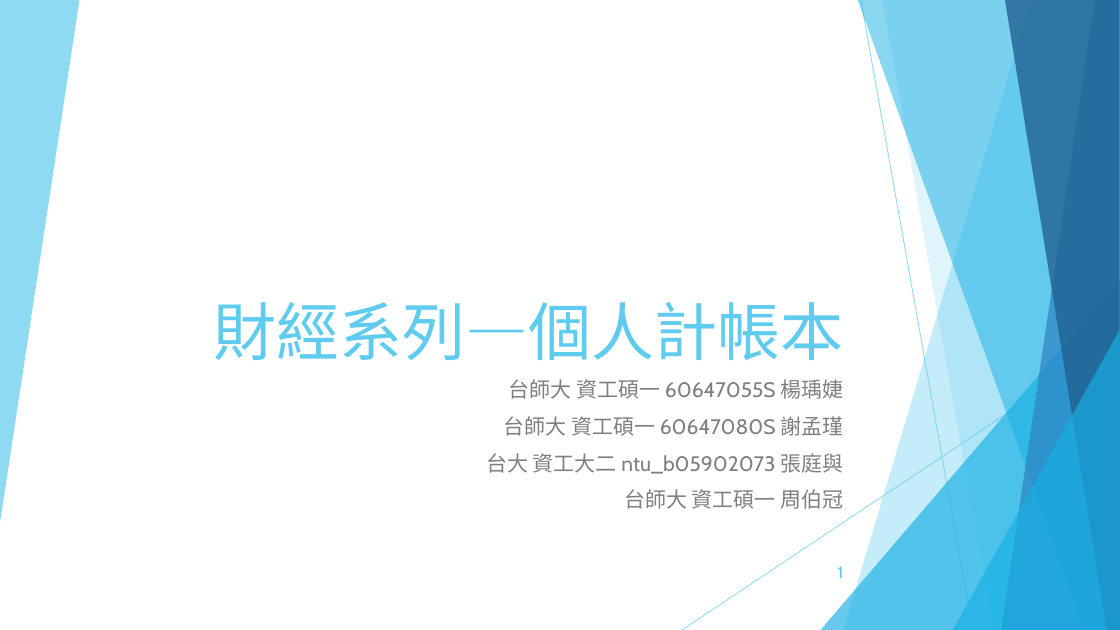
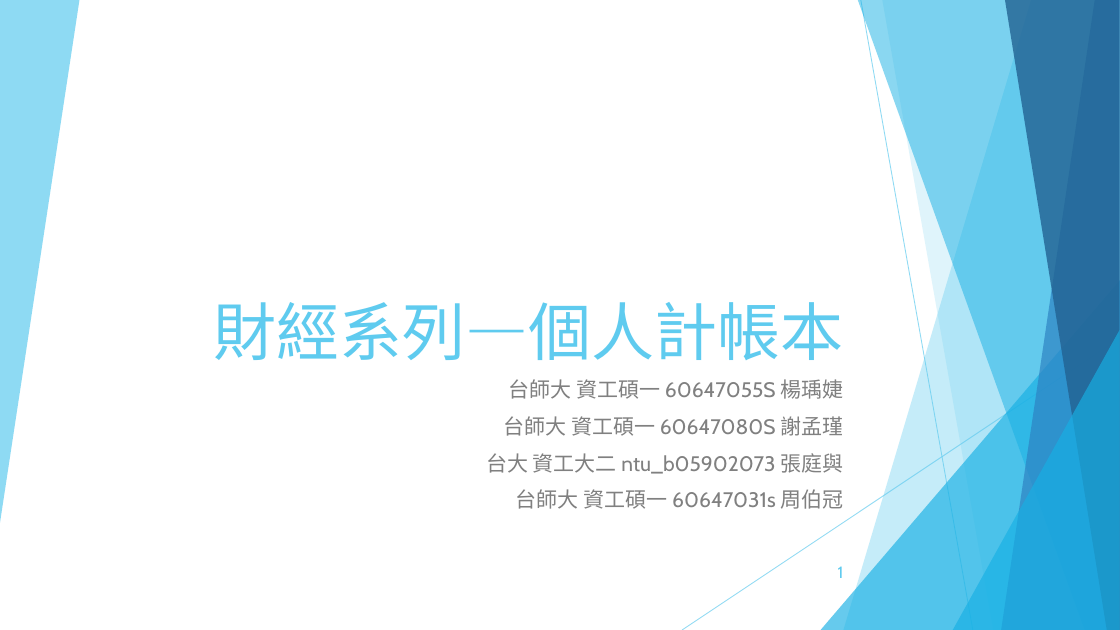
Before and after one commit to OctupusTea/OOAD, a slide deck: slide 1 of Final/OOAD 個人計帳本final.pptx. Drawn at 1120x630 pixels with LibreOffice and Linux fonts; fonts in the diff are those of the drawing. Boxes give left, top, right and bottom in pixels: in the first picture for what was removed or moved away, otherwise in the second. Text is boxed around its words. In the diff, an @@ line names an element or a change of style, - is before the commit and + after.

```diff
--- a/Final/OOAD 個人計帳本final.pptx
+++ b/Final/OOAD 個人計帳本final.pptx
@@ subtitle at (x1=516, y1=489, x2=844, y2=509): text changed @@
-台師大 資工碩一 周伯冠
+台師大 資工碩一 60647031s 周伯冠
```
Also in this commit, not shown: 2 other slides changed.
